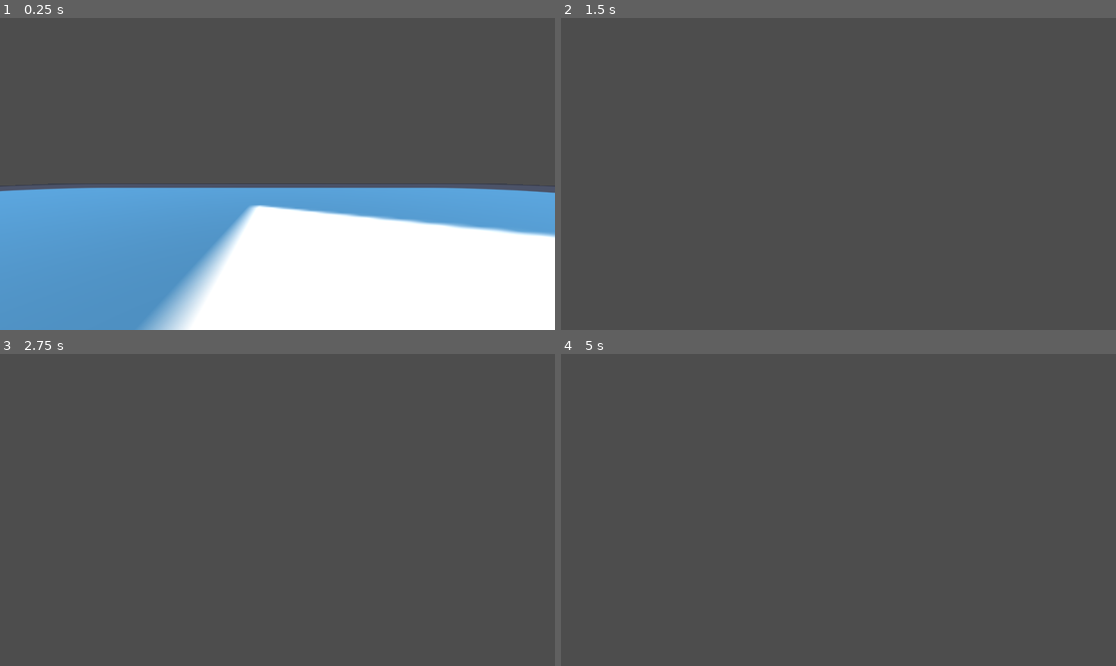
Above: before the commit, frames 1-4 (two rows, left to right).
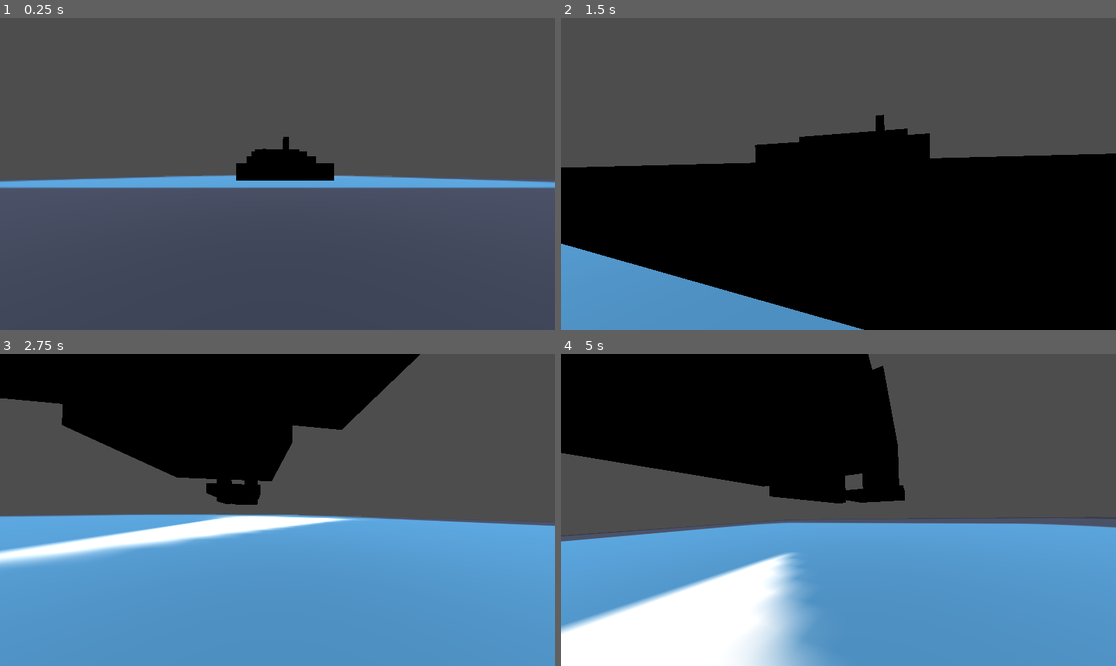
Above: after the commit, the same moments.

Repository: sudo-m3z1m/GhostRunner-like
Game: Godot game, scene res://Prefabs/test_scene.tscn
The game is run twice, just before and just after one commit, with the same random seed, the same clock (stepped at 60 frames per second) and the same inputs. The engine's default icon, where the game draws it, is replaced by a stand-in: a white triangle on a blue panel in a dark square.
Inputs (mouse positions are in pixels of both pictures, inside the frame that each line leads up to):
- Up to frame 1 (0.25 s): no input
- Up to frame 2 (1.5 s): tap Enter at 0.5 s; move the mouse to (866, 174) at 0.52 s; hold W (Forward) from 0.53 s (still down); tap Shift (Shift) at 0.6 s; move the mouse to (810, 174) at 1.27 s; tap Space (Space) at 1.35 s
- Up to frame 3 (2.75 s): keep holding W (Forward); move the mouse to (288, 503) at 2.02 s; tap Shift (Shift) at 2.1 s
- Up to frame 4 (5 s): keep holding W (Forward); move the mouse to (832, 516) at 2.77 s; tap Space (Space) at 2.85, 4.35 s; move the mouse to (877, 513) at 3.52 s; tap Shift (Shift) at 3.6 s; move the mouse to (794, 506) at 4.27 s

The runs differ from the first frame. In frame 1, 50% of the frame differs, in the area x 0-100%, y 38-100%; in frame 2, 57%; in frame 3, 69%; in frame 4, 70%, in the area x 0-100%, y 0-100%.

Commit message:
Remaded test_scene, now it's scene for testing mechanics like wallrun and koyotes time. Need to make this mechanics tomorrow

Diff:
--- a/Prefabs/CharacterController/States/dash.gd
+++ b/Prefabs/CharacterController/States/dash.gd
@@ -10,15 +10,15 @@
 
 func enter_state(target: Player) -> void:
 	super(target)
+	if !cooldown_timer.is_stopped():
+		finish_dash()
+		return
 
 	accepted_states.erase(StateMachine.STATES.IDLE)
 
 	dash_timer.start(dash_time)
 	dash_timer.timeout.connect(finish_dash)
 
-	if !cooldown_timer.is_stopped():
-		finish_dash()
-		return
 	animate_transition(true)
 	start_dash()
 
--- a/Prefabs/test_scene.tscn
+++ b/Prefabs/test_scene.tscn
@@ -7,12 +7,49 @@
 albedo_texture = ExtResource("1_exvkv")
 
 [node name="CSGBox3D" type="CSGBox3D"]
+transform = Transform3D(1, 0, 0, 0, 1, 0, 0, 0, 1, 99.2515, 0, 0)
 use_collision = true
-size = Vector3(96.2971, 0.358398, 68.7344)
+size = Vector3(223.395, 0.358398, 356.57)
 material = SubResource("StandardMaterial3D_43b2s")
 
 [node name="Player" parent="." instance=ExtResource("1_20ea0")]
-transform = Transform3D(1, 0, 0, 0, 1, 0, 0, 0, 1, 0, 3.60918, 0)
+transform = Transform3D(1, 0, 0, 0, 1, 0, 0, 0, 1, -0.874222, 3.60918, 146.357)
 
 [node name="DirectionalLight3D" type="DirectionalLight3D" parent="."]
 transform = Transform3D(1, 0, 0, 0, -0.0883206, 0.996092, 0, -0.996092, -0.0883206, 0, 17.7346, 0)
+
+[node name="CSGBox3D" type="CSGBox3D" parent="."]
+transform = Transform3D(-4.37114e-08, 0, -1, 0, 1, 0, 1, 0, -4.37114e-08, 1.55458, 2.74887, 92.1967)
+size = Vector3(8.20923, 5.86914, 31.1689)
+
+[node name="CSGBox3D2" type="CSGBox3D" parent="."]
+transform = Transform3D(-4.37114e-08, 0, -1, 0, 1, 0, 1, 0, -4.37114e-08, 0.780525, 7.17684, 71.5978)
+size = Vector3(8.20923, 5.86914, 31.1689)
+
+[node name="CSGBox3D3" type="CSGBox3D" parent="."]
+transform = Transform3D(-4.37114e-08, 0, -1, 0, 1, 0, 1, 0, -4.37114e-08, 0.0923462, 12.0889, 53.2838)
+size = Vector3(8.20923, 5.86914, 31.1689)
+
+[node name="CSGBox3D4" type="CSGBox3D" parent="."]
+transform = Transform3D(-4.37114e-08, 0, -1, 0, 1, 0, 1, 0, -4.37114e-08, -1.10402, 16.5169, 21.4463)
+size = Vector3(30.7023, 5.86914, 31.1689)
+
+[node name="CSGBox3D5" type="CSGBox3D" parent="."]
+transform = Transform3D(-4.37114e-08, 0, -1, 0, 1, 0, 1, 0, -4.37114e-08, 7.15095, 24.0898, -14.4174)
+size = Vector3(30.7023, 25.1724, 5.0752)
+
+[node name="CSGBox3D6" type="CSGBox3D" parent="."]
+transform = Transform3D(-4.37114e-08, 0, -1, 0, 1, 0, 1, 0, -4.37114e-08, -3.78031, 16.5169, -49.7749)
+size = Vector3(30.7023, 5.86914, 31.1689)
+
+[node name="CSGBox3D7" type="CSGBox3D" parent="."]
+transform = Transform3D(-4.37114e-08, 0, -1, 0, 1, 0, 1, 0, -4.37114e-08, 7.89449, 24.0898, -91.8024)
+size = Vector3(43.5518, 25.1724, 5.0752)
+
+[node name="CSGBox3D8" type="CSGBox3D" parent="."]
+transform = Transform3D(-4.37114e-08, 0, -1, 0, 1, 0, 1, 0, -4.37114e-08, -19.0299, 24.0898, -91.7063)
+size = Vector3(45.3819, 25.1724, 5.0752)
+
+[node name="CSGBox3D9" type="CSGBox3D" parent="."]
+transform = Transform3D(-4.37114e-08, 0, -1, 0, 1, 0, 1, 0, -4.37114e-08, -3.7803, 16.5169, -137.263)
+size = Vector3(30.7023, 5.86914, 31.1689)
